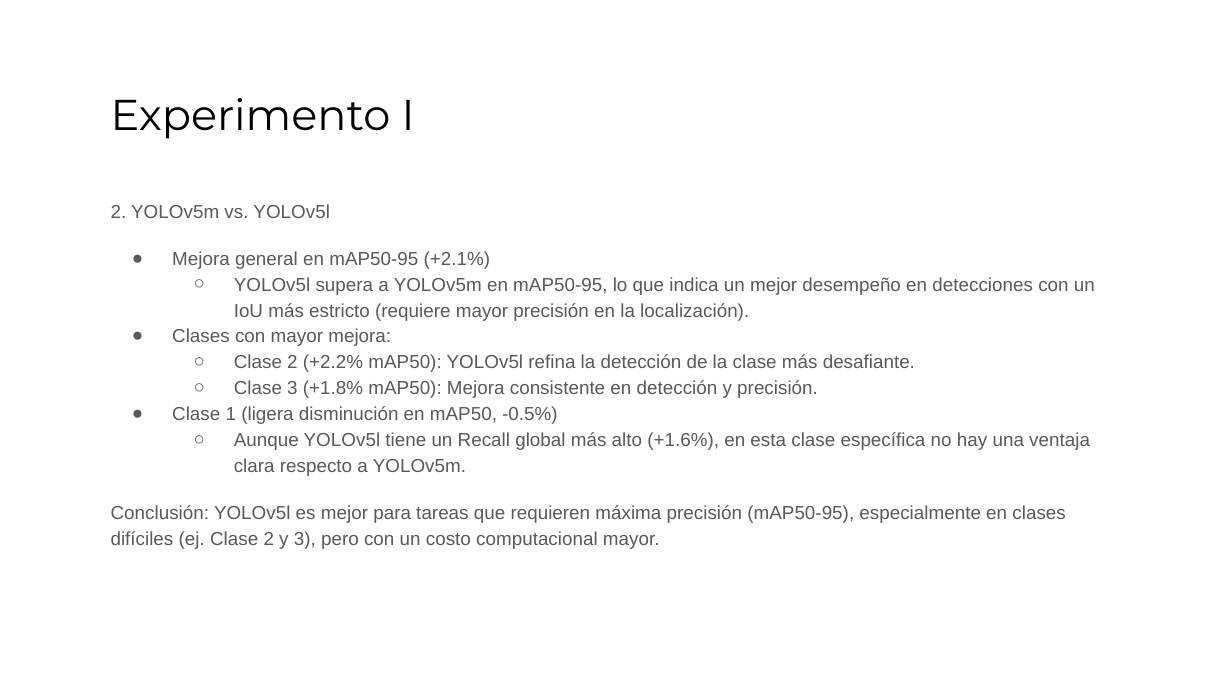
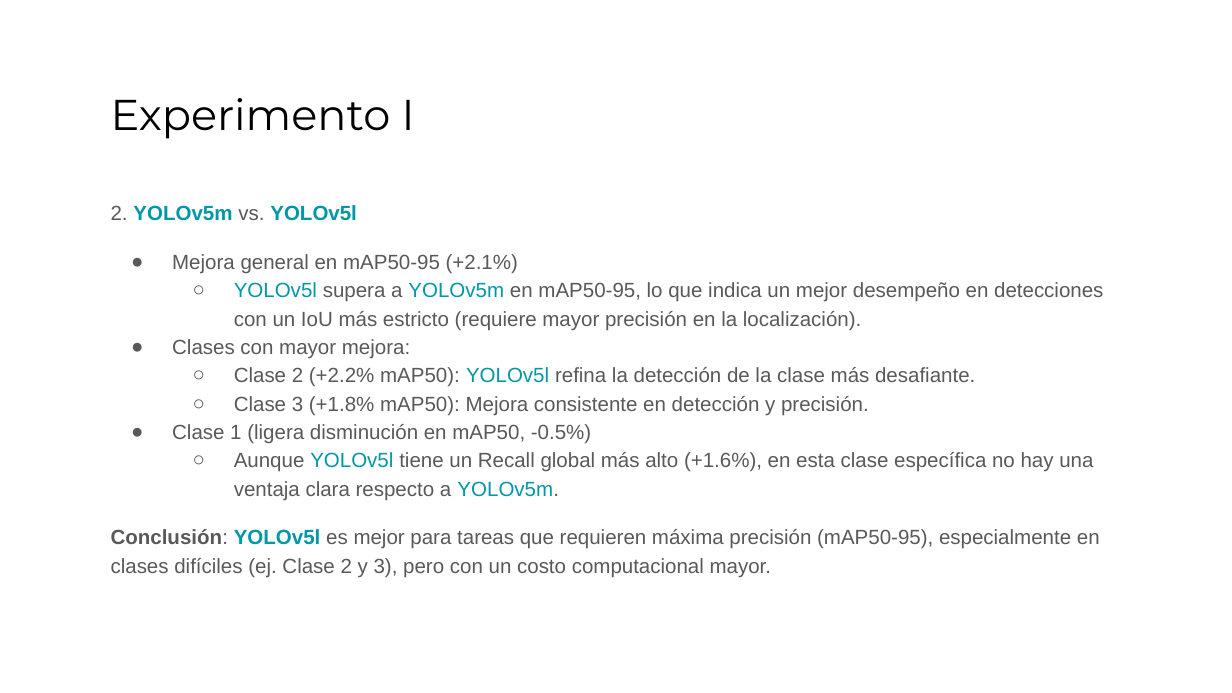
Before and after one commit to matiastripode/ceia-vision-2-tp-integrador, a slide deck: slide 21 of VPC2 TP Integrador.pptx. Drawn at 1232x693 pixels with LibreOffice and Linux fonts; fonts in the diff are those of the drawing. Boxes give left, top, right and bottom in pixels: in the first picture for what was removed or moved away, otherwise in the second. Text is boxed around its words. In the diff, an @@ line names an element or a change of style, - is before the commit and + after.

```diff
--- a/VPC2 TP Integrador.pptx
+++ b/VPC2 TP Integrador.pptx
@@ text "2. YOLOv5m vs. YOLOv5l" at [111, 205, 1103, 578]: size 11 to 12 pt; text colour #595959 to #0097A7 in "YOLOv5m YOLOv5l", "YOLOv5l YOLOv5m", "YOLOv5l", "YOLOv5l YOLOv5m." and 1 more places; bold on in "YOLOv5m YOLOv5l", "Conclusión: YOLOv5l" @@
```
Also in this commit, not shown: 9 other slides changed, 1 slide added, 1 slide removed.
